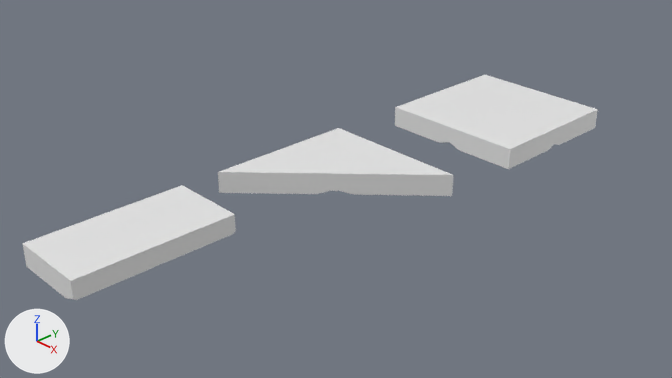
What one commit did to the Blender file BlenderModels/GasStation/Exterior/GasStationRoof.blend.
Before and after are seen from the file's camera 'Camera'. Every picture has the same lights, and +X, +Y and +Z are marked at lower left. The picture after the commit comes second.
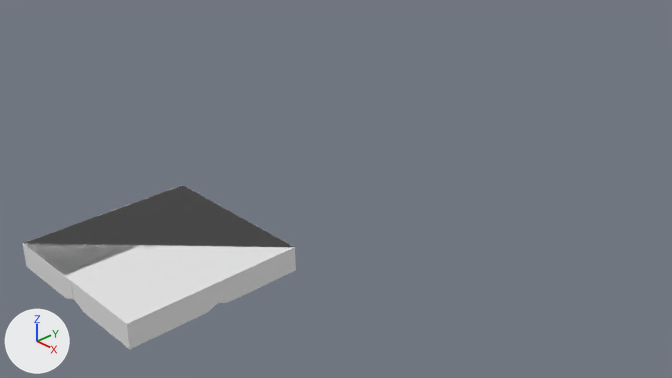
The newer file is also turned or shifted as a whole; pictures and numbers use the older file's frame.

Location of each change, [x1, y1, x2, y2] in pixels of the pictures (672 x 378 px):
'GasStationRoof', added: after [23, 185, 295, 349]
'Cube.001', deleted: before [395, 75, 598, 169]
'Cube', deleted: before [218, 128, 454, 196]
'GasStationRoofCorner', added: after [31, 185, 296, 271]
'Cube.002', unchanged, covered by the edit: before [22, 185, 236, 300]; after [22, 187, 234, 299]

Patch to the scene script:
```diff
--- a/BlenderModels/GasStation/Exterior/GasStationRoof.blend.py
+++ b/BlenderModels/GasStation/Exterior/GasStationRoof.blend.py
@@ me_cube_002_1 @@
+me_cube_002_1.from_pydata(...)  # 97 vertices, 93 faces; spans x 0.0..2.0, y -2.0..0.0, z -0.14..0.14
@@ me_cube_001_1 @@
+me_cube_001_1.from_pydata(...)  # 66 vertices, 56 faces; spans x 0.01..2.01, y -2.0..0.0, z -0.14..0.14
@@ ob_cube @@
-ob_cube = bpy.data.objects.new('Cube', me_cube_001)
-ob_cube.location = (-1.0, 0.0, 0.14)
-ob_cube.scale = (1.0, 1.0, 0.14)
@@ ob_cube_001 @@
-ob_cube_001 = bpy.data.objects.new('Cube.001', me_cube_002)
-ob_cube_001.location = (-1.0, 3.103, 0.14)
-ob_cube_001.scale = (1.0, 1.0, 0.14)
@@ ob_gasstationroof @@
+ob_gasstationroof = bpy.data.objects.new('GasStationRoof', me_cube_002_1)
+ob_gasstationroof.location = (-1.001, -1.516, 0.0)
@@ ob_gasstationroofcorner @@
+ob_gasstationroofcorner = bpy.data.objects.new('GasStationRoofCorner', me_cube_001_1)
+ob_gasstationroofcorner.location = (-1.001, -1.516, 0.0)
```
